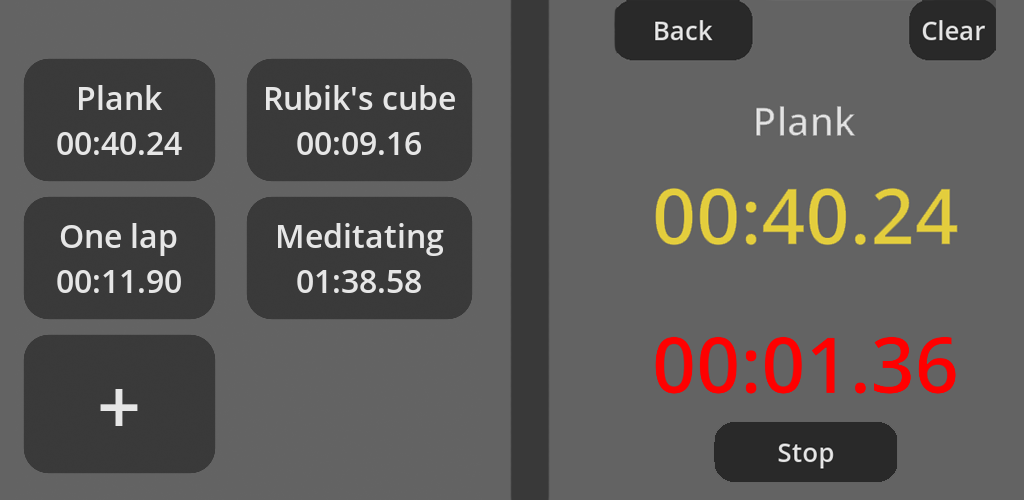
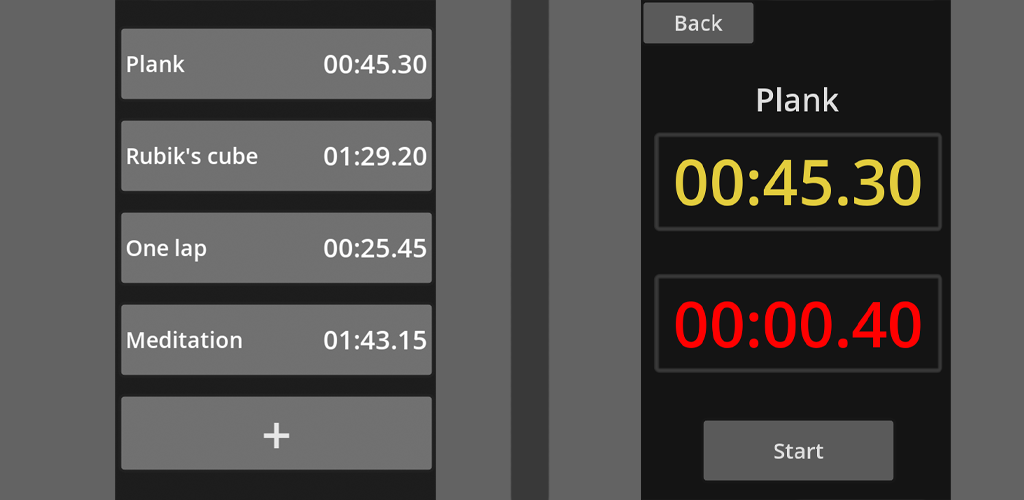
Before/after of a 1024 x 500 layered artwork. What changed in the layer stack:
renamed "Layer 2" to "Layer 5", painted on it over box(614, 0, 996, 500)
renamed "Layer 1" to "Layer 6", painted on it over box(23, 0, 473, 500)
